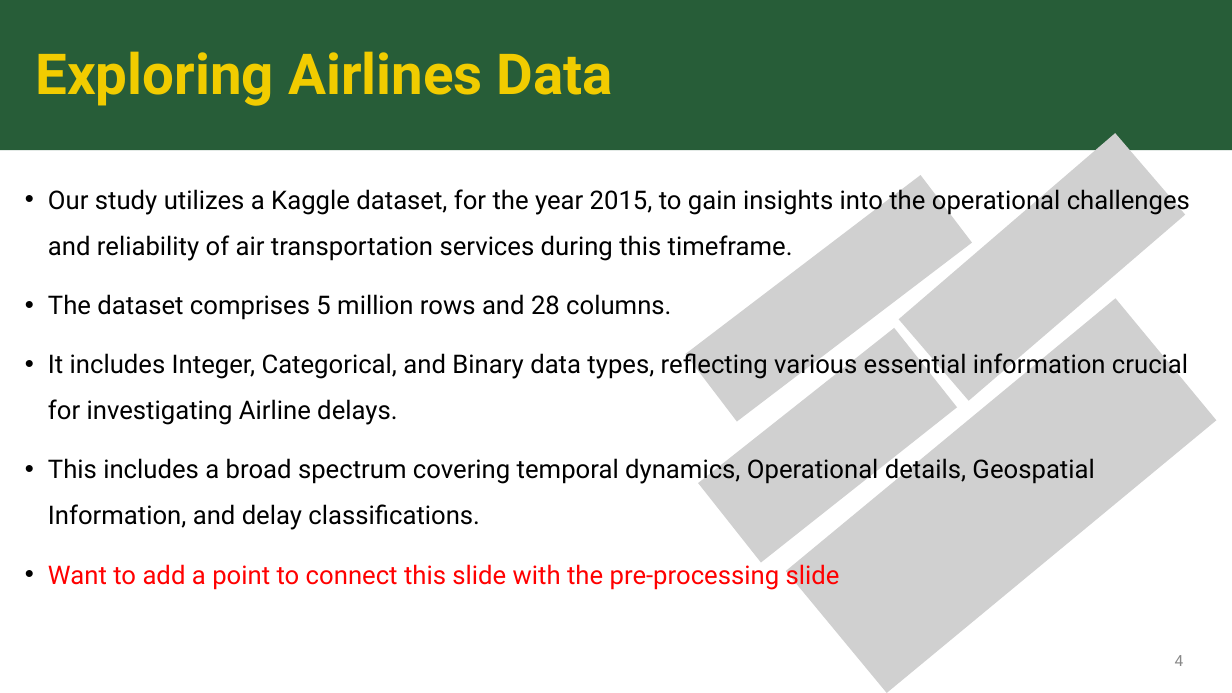
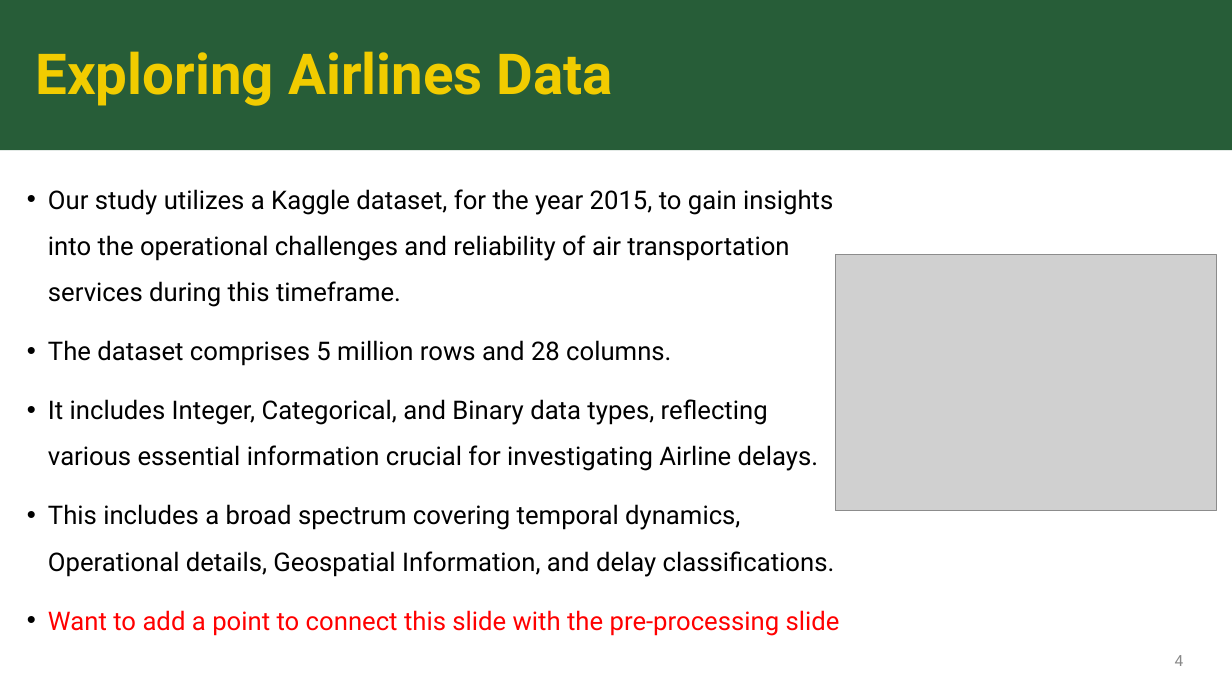
Before and after one commit to sk2003hw/Airline_Delay_and_Cancellation_Analysis, a slide deck: slide 4 of MATH 509_Project Presentation_Draft.pptx. Drawn at 1232x693 pixels with LibreOffice and Linux fonts; fonts in the diff are those of the drawing; grey boxes stand for pictures; background and template pictures are left out. Boxes give left, top, right and bottom in pixels: in the first picture for what was removed or moved away, otherwise in the second. Text is boxed around its words. In the diff, an @@ line names an element or a change of style, - is before the commit and + after.

```diff
--- a/MATH 509_Project Presentation_Draft.pptx
+++ b/MATH 509_Project Presentation_Draft.pptx
@@ picture removed at [898, 133, 1185, 400] @@
@@ text "Our study utilizes a Kaggle ..." at [48, 189, 840, 636]: indent changed @@
@@ picture removed at [686, 175, 972, 422] @@
@@ picture added at [836, 254, 1216, 511] @@
@@ picture removed at [786, 299, 1217, 693] @@
@@ picture removed at [698, 328, 957, 563] @@
```
Also in this commit, not shown: 8 other slides changed, 6 slides added, 4 slides removed.
